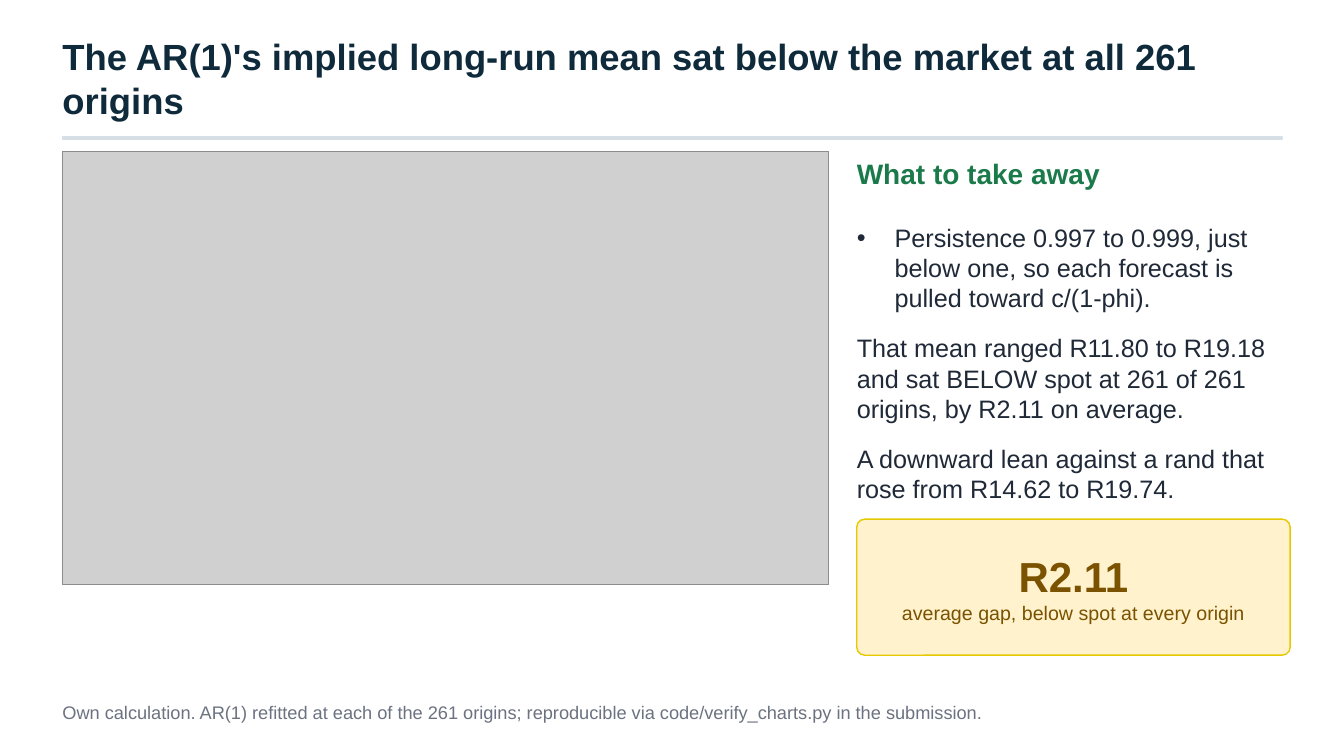
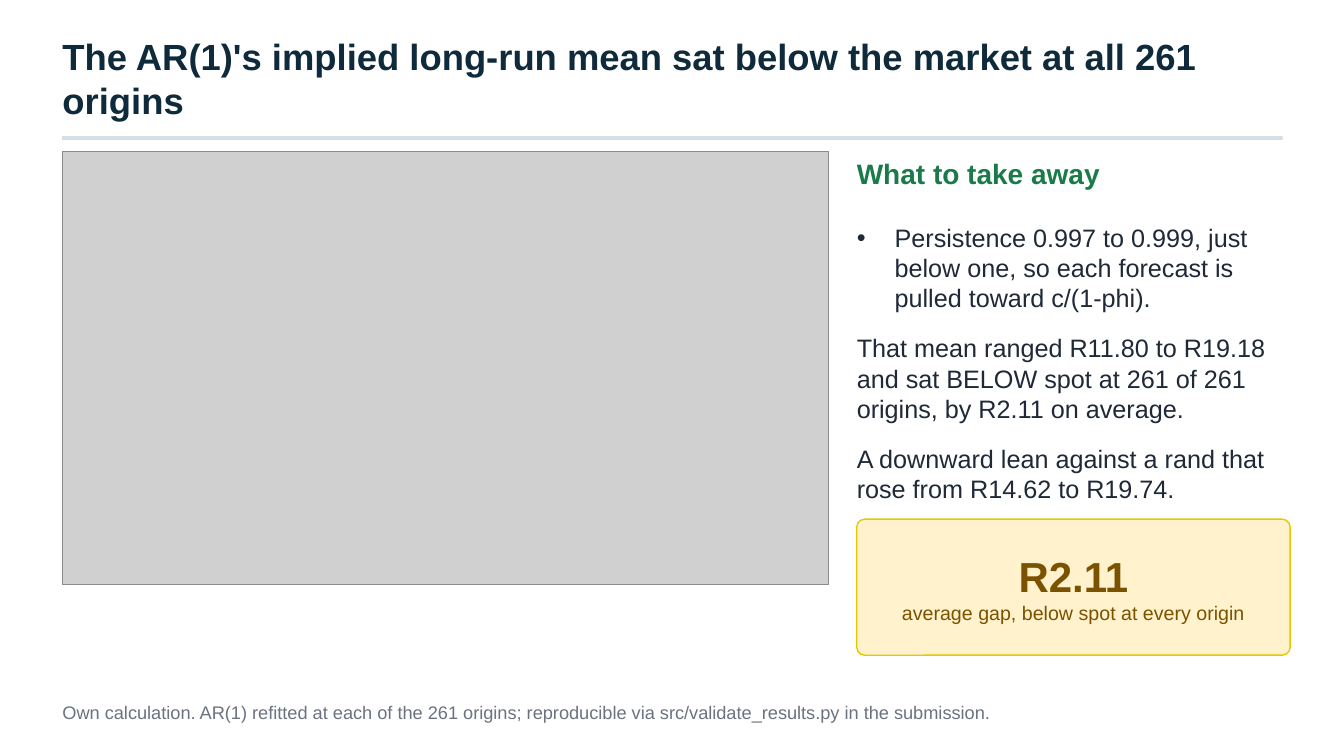
Before and after one commit to Aakashanil67/usdzar-forecasting, a slide deck: slide 4 of reports/presentation.pptx. Drawn at 1344x756 pixels with LibreOffice and Linux fonts; fonts in the diff are those of the drawing; grey boxes stand for pictures. Boxes give left, top, right and bottom in pixels: in the first picture for what was removed or moved away, otherwise in the second. Text is boxed around its words. In the diff, an @@ line names an element or a change of style, - is before the commit and + after.

```diff
--- a/reports/presentation.pptx
+++ b/reports/presentation.pptx
@@ text at [62,706,990,723]: text changed @@
-Own calculation. AR(1) refitted at each of the 261 origins; reproducible via code/verify_charts.py in the submission.
+Own calculation. AR(1) refitted at each of the 261 origins; reproducible via src/validate_results.py in the submission.
```
Also in this commit, not shown: 1 other slide changed, 30 other files.
